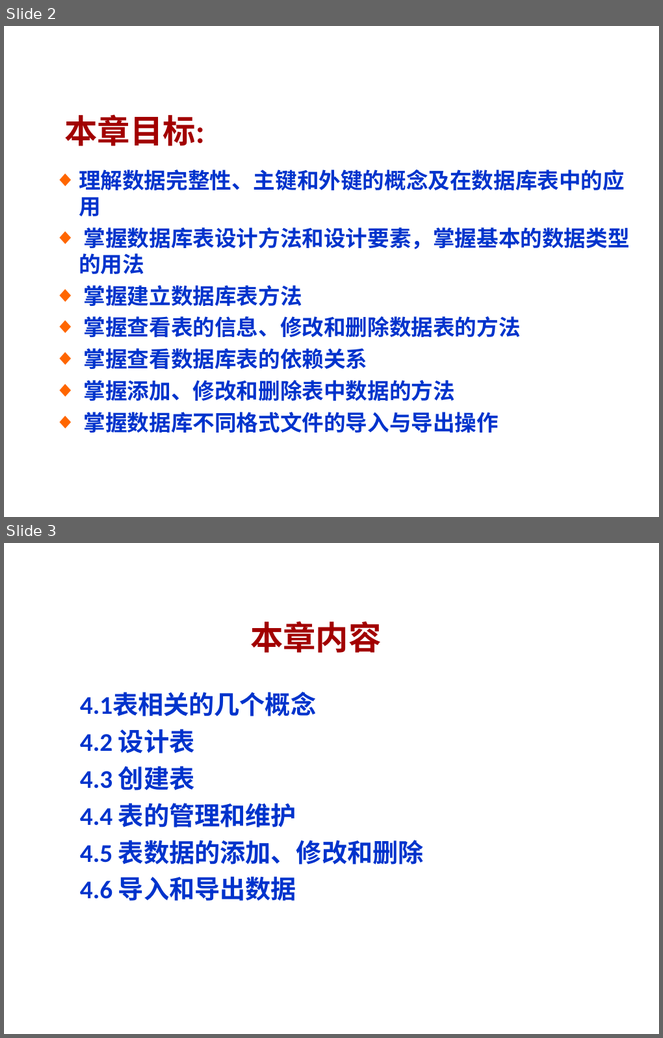
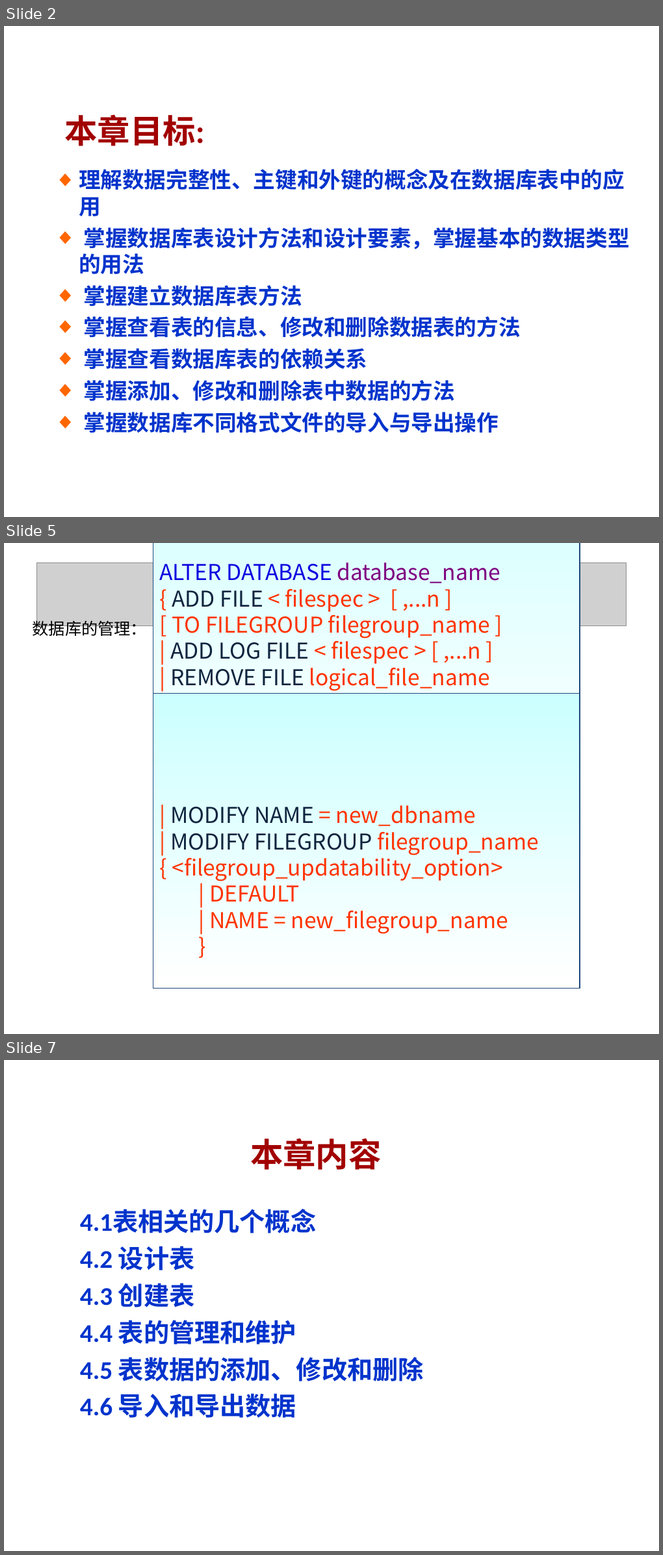
Before and after one commit to yuqingmao2019/MyWorkSpace, a slide deck: 数据库ppt/第4章 .ppt. Shown one above the other, each under a label of ours: slides 2 and 3 before the commit, slides 2, 5 and 7 after it; the slides between them are not shown. The pictures are 663x1038 and 663x1555 pixels, drawn with LibreOffice and Linux fonts; fonts in the diff are those of the drawing; grey boxes stand for pictures; background and template pictures are left out. Boxes give left, top, right and bottom in pixels: in the first picture for what was removed or moved away, otherwise in the second. Text is boxed around its words. In the diff, an @@ line names an element or a change of style, - is before the commit and + after.

Commit message:
数据库

```diff
--- a/数据库ppt/第4章 .ppt
+++ b/数据库ppt/第4章 .ppt
@@ slide 5 added at <box>4,543,659,1034</box>, background picture (left out) @@
@@ rectangle added at <box>154,543,580,798</box>, fill gradient #CCFFFF to #FFFFFF, outline #1F497D 0.99 pt, 24 pt, text #FF3300 @@
+ALTER DATABASE database_name
+{ ADD FILE < filespec > [ ,...n ]
+[ TO FILEGROUP filegroup_name ]
+| ADD LOG FILE < filespec > [ ,...n ]
+| REMOVE FILE logical_file_name
+| ADD FILEGROUP filegroup_name
+| REMOVE FILEGROUP filegroup_name
+| MODIFY FILE < filespec >
@@ picture added at <box>36,563,627,626</box> @@
@@ text added at <box>33,618,147,639</box>, 18 pt, text #000000 @@
+数据库的管理：
@@ rectangle added at <box>154,694,580,988</box>, fill gradient #CCFFFF to #FFFFFF, outline #1F497D 0.99 pt, 24 pt, text #FF3300 @@
+| MODIFY NAME = new_dbname
+| MODIFY FILEGROUP filegroup_name
+{ <filegroup_updatability_option>
+| DEFAULT
+| NAME = new_filegroup_name
+}
@@ what was slide 3 is now slide 7 @@
```
Also in this commit, not shown: 7 slides changed, 4 other slides added, 1 other file.
